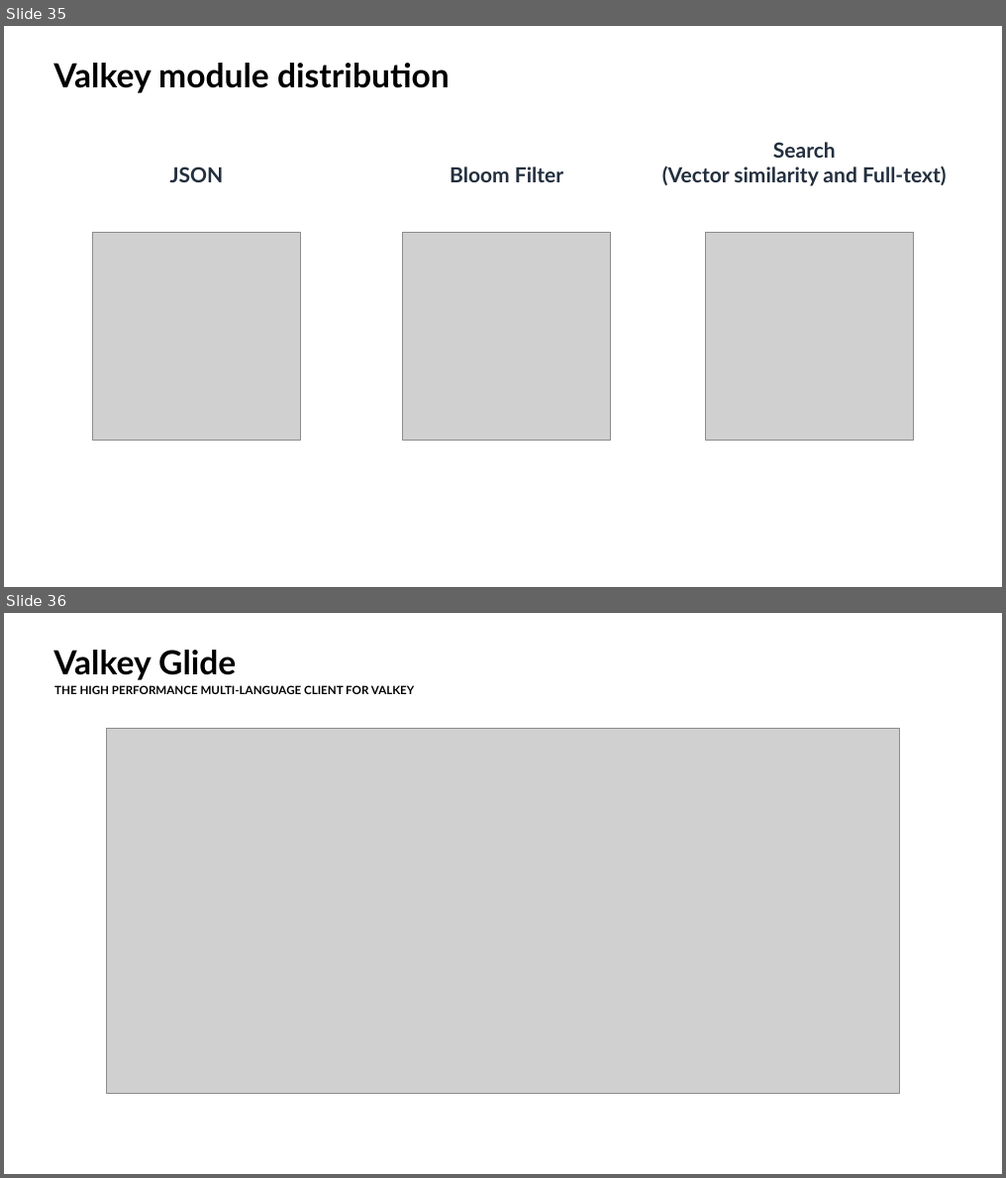
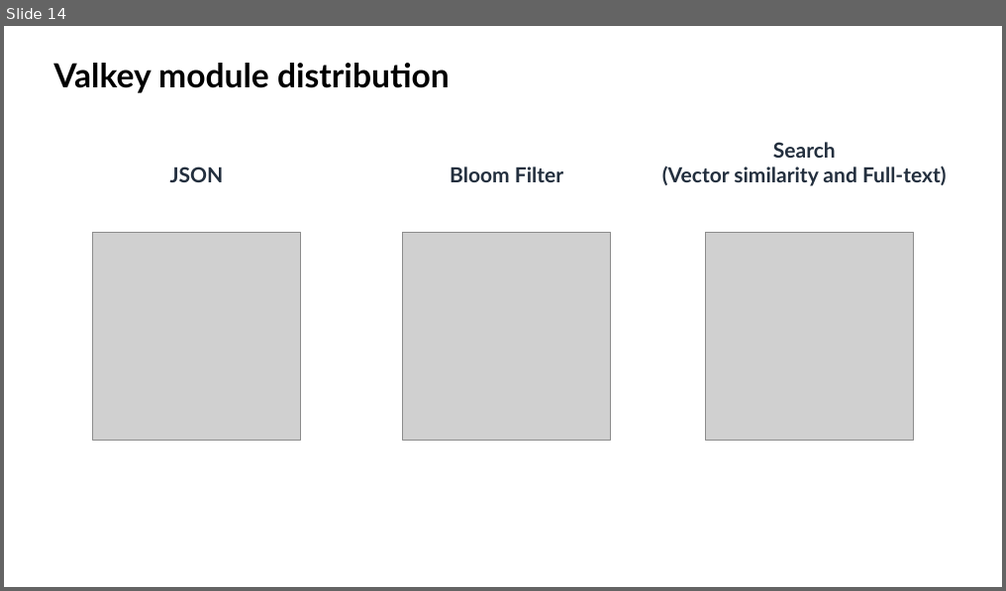
Before and after one commit to valkey-io/assets, a slide deck: slides/Valkey community deck.pptx. Shown one above the other, each under a label of ours: slides 35 and 36 before the commit, slide 14 after it. The pictures are 1006x1178 and 1006x591 pixels, drawn with LibreOffice and Linux fonts; fonts in the diff are those of the drawing; grey boxes stand for pictures; background and template pictures are left out. Boxes give left, top, right and bottom in pixels: in the first picture for what was removed or moved away, otherwise in the second. Text is boxed around its words. In the diff, an @@ line names an element or a change of style, - is before the commit and + after.

Commit message:
Update slides skill and community deck
- Add Valkey Admin slide (layout 9 with screenshot)
- Add Valkey GLIDE slide with native shape architecture diagram
- Add example custom slides (3-card, 2-col comparison, tall comparison)
- Remove Valkey Glide placeholder slide
- Update slides-skill.md with full learnings:
  - Custom card patterns with standard coordinates
  - Theme color table
  - SVG insertion workaround for python-pptx
  - Shape rules (no rounded corners, theme colors only)
  - Placeholder removal for custom slides
  - Slide master limitations

```diff
--- a/slides/Valkey community deck.pptx
+++ b/slides/Valkey community deck.pptx
@@ slide 36 removed at (4,613,1002,1174), background #FFFFFF @@
@@ title removed at (54,650,236,680) @@
-Valkey Glide
@@ text removed at (54,685,414,694) @@
-THE HIGH PERFORMANCE MULTI-LANGUAGE CLIENT FOR VALKEY
@@ picture removed at (107,728,899,1093) @@
@@ what was slide 35 is now slide 14 @@
```
Also in this commit, not shown: 6 slides changed, 6 slides added, 11 other slides removed, 1 other file.
